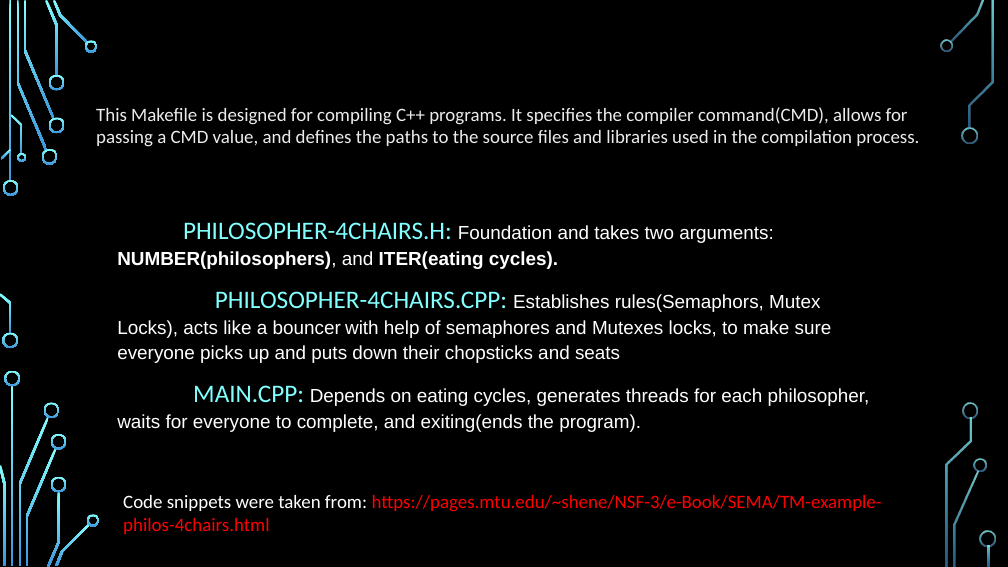
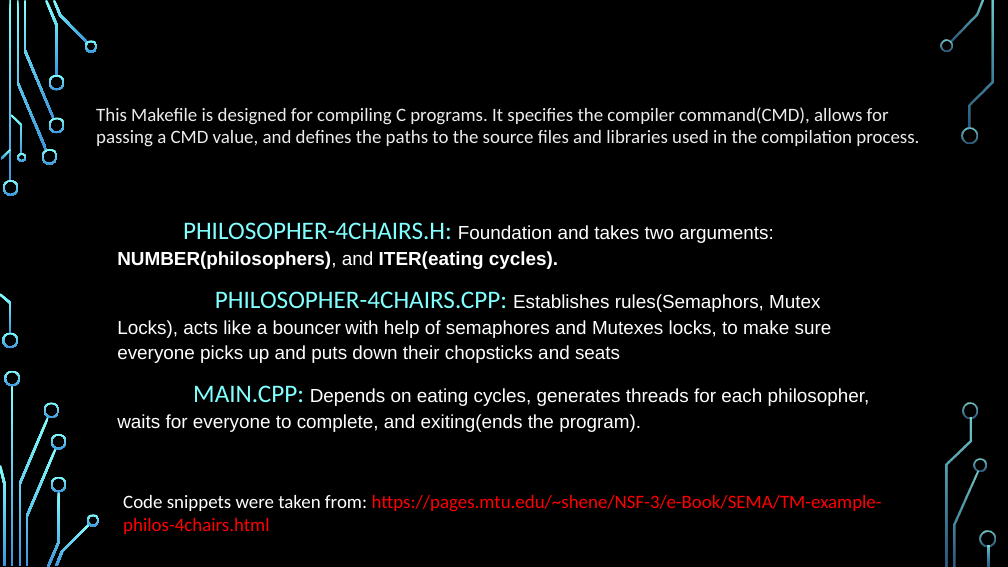
Before and after one commit to StevenKelly99/Stressfree-Pets, a slide deck: slide 8 of Mullen_Nour_Kelly_Momat_OSPnC/Presentation.pptx. Drawn at 1008x567 pixels with LibreOffice and Linux fonts; fonts in the diff are those of the drawing; background and template pictures are left out. Boxes give left, top, right and bottom in pixels: in the first picture for what was removed or moved away, otherwise in the second. Text is boxed around its words. In the diff, an @@ line names an element or a change of style, - is before the commit and + after.

Commit message:
ok

```diff
--- a/Mullen_Nour_Kelly_Momat_OSPnC/Presentation.pptx
+++ b/Mullen_Nour_Kelly_Momat_OSPnC/Presentation.pptx
@@ text at (96, 107, 919, 147): text changed @@
-This Makefile is designed for compiling C++ programs. It specifies the compiler command(CMD), allows for passing a CMD value, and defines the paths to the source files and libraries used in the compilation process.
+This Makefile is designed for compiling C programs. It specifies the compiler command(CMD), allows for passing a CMD value, and defines the paths to the source files and libraries used in the compilation process.
```
